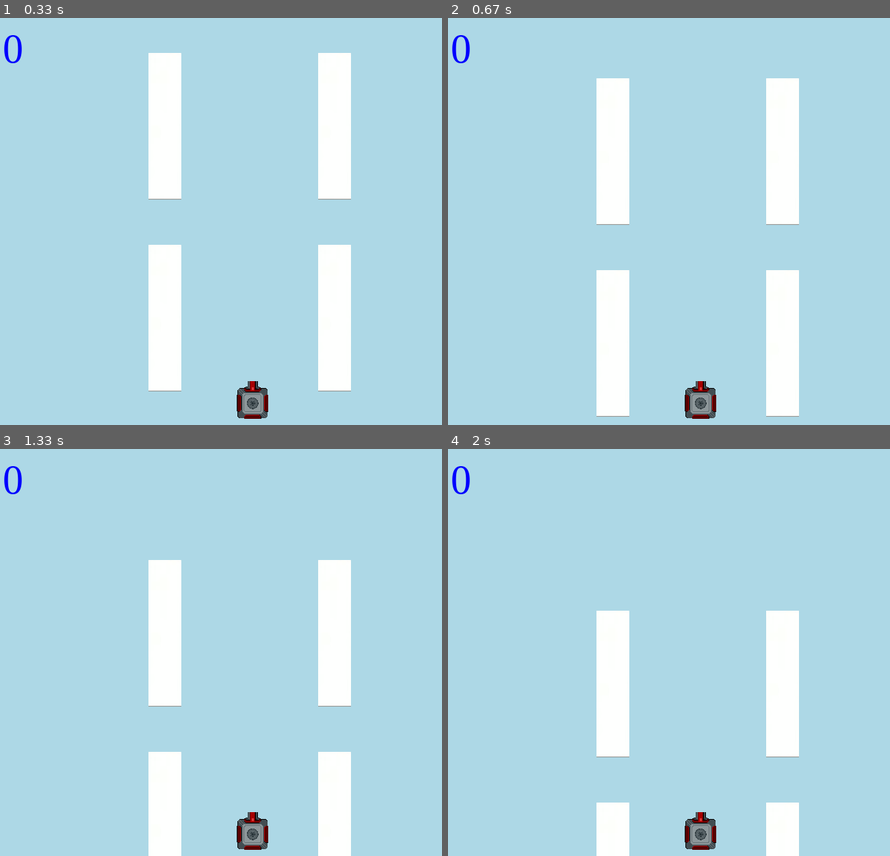
Above: before the commit, frames 1-4 (two rows, left to right).
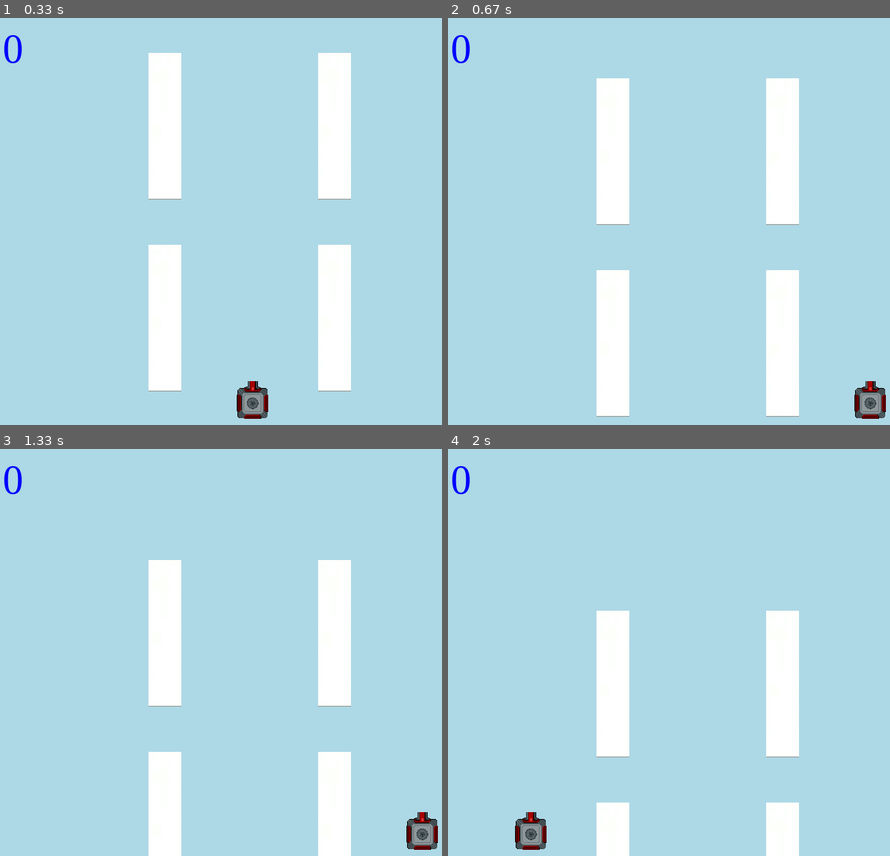
Above: after the commit, the same moments.

Repository: makuchaku/formula-one-racing-pygame
Game: pygame game, started from code/main.py
Two runs of this game, one before a commit and one after it. Both use one fixed random seed, a clock stepped at 60 frames per second and the inputs below.
Inputs:
- Up to frame 1 (0.33 s): no input
- Up to frame 2 (0.67 s): hold Right from 0.33 s (still down)
- Up to frame 3 (1.33 s): release Right at 0.8 s; hold Right 0.83-1.3 s
- Up to frame 4 (2 s): hold Left 1.33-1.87 s; hold Left from 1.9 s (still down)

Frame 1 is identical in both runs. In frame 2, 1.1% of the frame differs, in the area x 53-100%, y 89-99%; in frame 3, 1.1%; in frame 4, 1.1%.

Commit message:
added car that changes lanes

Diff:
--- a/code/game.py
+++ b/code/game.py
@@ -12,10 +12,12 @@
 sprite_box = 64
 speed = 1000
 num_sprites = 5
+car_move_sprite = 248
 
 tanks = []
 rockets = []
 dividers = []
+running = True
 
 
 class Game:
@@ -35,6 +37,7 @@
     # Creates all sprites
     def create_sprites(self):
         self.car = Car(self, (screen_width-sprite_box)/2, (screen_height-sprite_box), sprite_box, 1)
+
 
         for i in range(3):
             divider1 = Divider(self, 400, 20, 64, i)
@@ -59,6 +62,17 @@
             event = pygame.event.poll()
             if event.type == pygame.QUIT:
                 break
+            elif event.type == pygame.KEYDOWN:
+                if self.car.sprite_x == 616 and event.key == pygame.K_RIGHT:
+                    pass
+                elif self.car.sprite_x == 120 and event.key == pygame.K_LEFT:
+                    pass
+                elif event.key == pygame.K_RIGHT and self.car.sprite_x != 616:
+                    self.car.move_x(car_move_sprite)
+                elif event.key == pygame.K_LEFT and self.car.sprite_x != 120:
+                    self.car.move_x(-car_move_sprite)
+
+
 
             # Cleans the screen
             ## ONLY DO THIS BEFORE RENDERING ALL SPRITES
@@ -101,7 +115,7 @@
             for divider in dividers:
                 if divider.sprite_y == screen_height:
                     divider.sprite_y = 0
-                    print('resetting', divider.name, 'to 0')
+
 
             self.show_message(str(self.energy_released))
 
